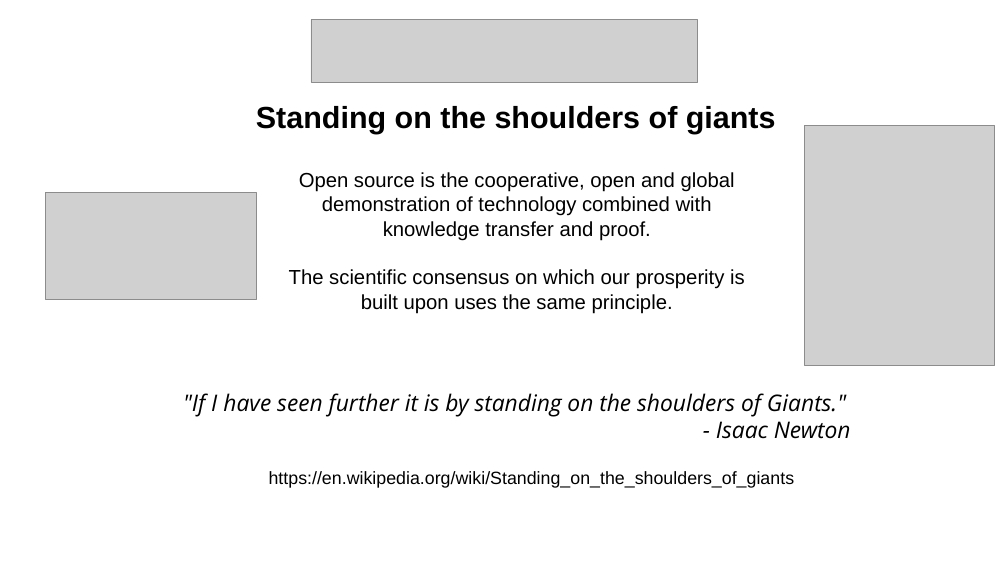
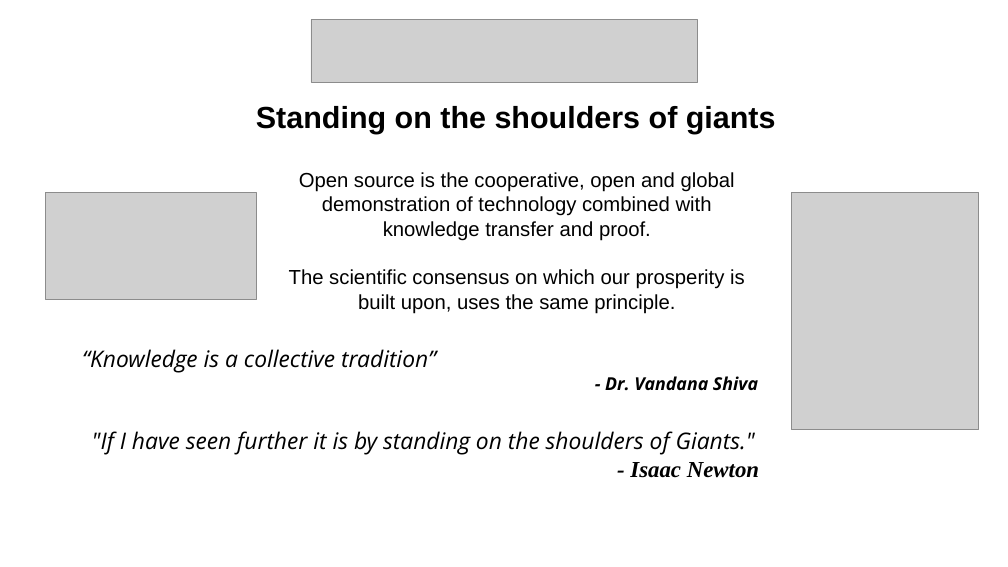
Before and after one commit to protontypes/documents, a slide deck: slide 2 of slides/protontypes_LibreSelery.odp. Drawn at 1008x567 pixels with LibreOffice and Linux fonts; fonts in the diff are those of the drawing; grey boxes stand for pictures; background and template pictures are left out. Boxes give left, top, right and bottom in pixels: in the first picture for what was removed or moved away, otherwise in the second. Text is boxed around its words. In the diff, an @@ line names an element or a change of style, - is before the commit and + after.

```diff
--- a/slides/protontypes_LibreSelery.odp
+++ b/slides/protontypes_LibreSelery.odp
@@ picture: place and size @@
-picture at bbox=[805, 125, 994, 366]
+picture at bbox=[791, 192, 979, 430]
@@ text at bbox=[289, 269, 745, 314]: text changed @@
-The scientific consensus on which our prosperity is built upon uses the same principle.
+The scientific consensus on which our prosperity is built upon, uses the same principle.
@@ text added at bbox=[82, 349, 758, 390], 18 pt, text #000000, italic @@
+“Knowledge is a collective tradition”
+- Dr. Vandana Shiva
@@ text ""If I have seen further ...": place and size @@
-text ""If I have seen further ..." at bbox=[183, 393, 851, 439]
+text ""If I have seen further ..." at bbox=[92, 431, 759, 478]
@@ text removed at bbox=[269, 471, 795, 488] @@
-https://en.wikipedia.org/wiki/Standing_on_the_shoulders_of_giants
@@ text at bbox=[630, 462, 759, 478]: font Open Sans to Times New Roman, bold on in "- Isaac Newton" @@
```
Also in this commit, not shown: 3 other slides changed, 1 other file.
